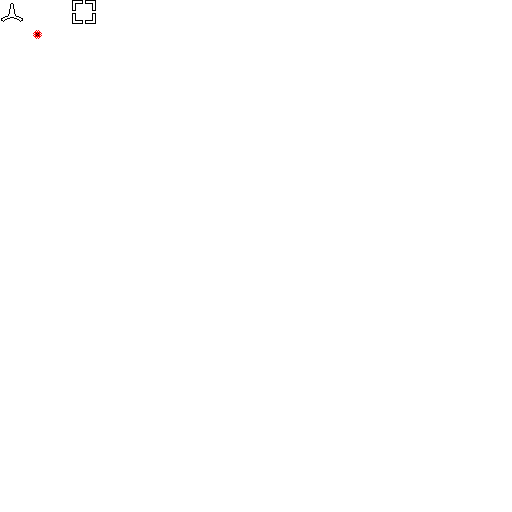
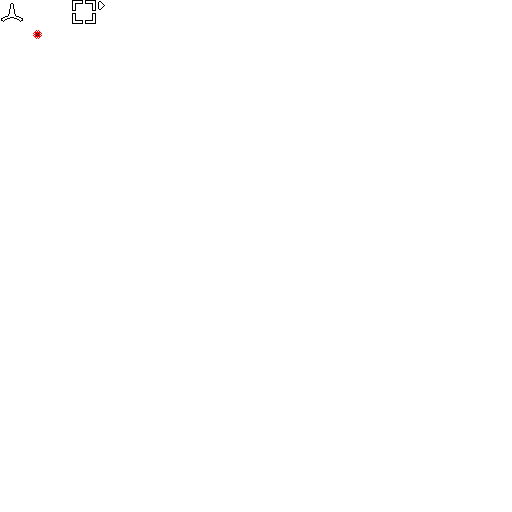
Revision of a layered 512x512 image; what changed, layer by layer:
painted on "Background" over <box>98,1,105,10</box>
